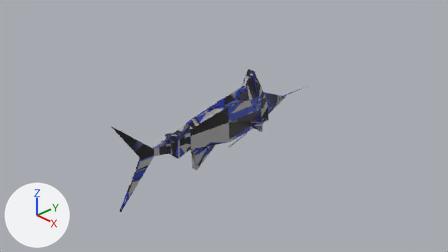
Before and after pictures for a commit that changed the Blender file Models/fish_marlin/fish_marlin.blend.
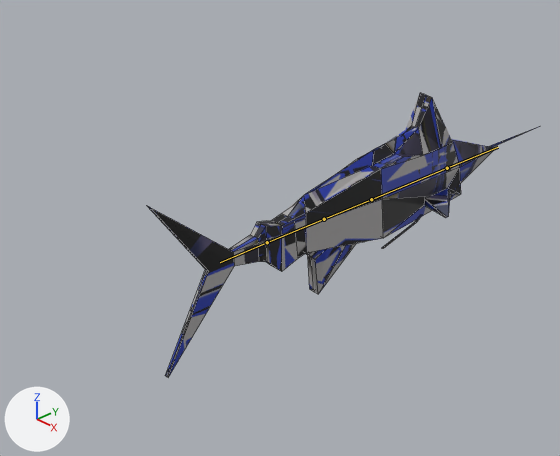
Old and new are each drawn from the file's camera 'Camera' and again close up on the part from 8% to 71% of the width and 9% to 100% of the height. Arrows for +X, +Y and +Z are at lower left; the lights stay in place. The bones that bend it are drawn over the model as lines in the close-ups. The close-ups show mesh edges as thin lines.
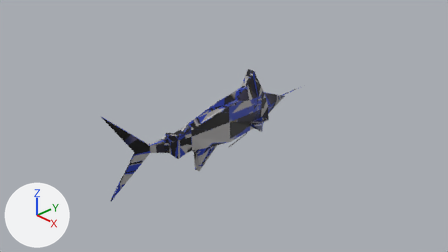
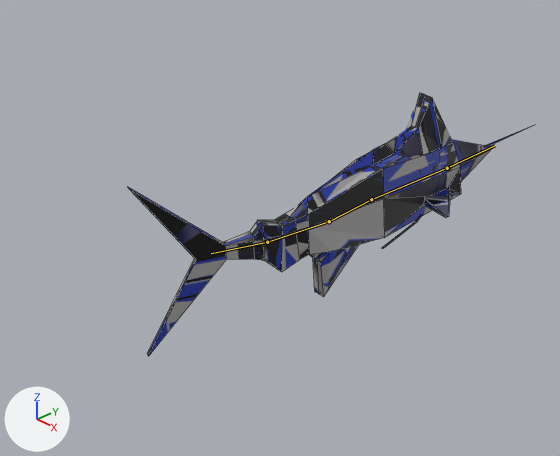
The newer file adds an action. The first version stands in its rest pose; the second is drawn at frame 0 of the action 'ArmatureAction.001'.

Boxes (x1, y1, x2, y2) around the edits, measured in the close-ups (560 x 456 px):
'Cube', posed (7% shorter): before (147, 93, 540, 377); after (128, 93, 531, 356)
bone 'Bone.001', root to tip: before (447, 168) to (498, 147); after (447, 168) to (495, 145)
bone 'Bone.002', root to tip: before (371, 199) to (324, 219); after (371, 199) to (329, 221)
bone 'Bone.003', root to tip: before (324, 219) to (267, 242); after (329, 221) to (267, 242)
bone 'Bone.004', root to tip: before (267, 242) to (220, 262); after (267, 242) to (211, 253)

The change in detail:
Bone 'Bone.001' (bone_bone_001) turns from (0, 0, 0) to (0, 0, 3) degrees about its own x, y and z.
Bone 'Bone.002' (bone_bone_002) turns from (0, 0, 0) to (0, 0, -7) degrees about its own x, y and z.
Bone 'Bone.003' (bone_bone_003) turns from (0, 0, 0) to (0, 0, 13) degrees about its own x, y and z.
Bone 'Bone.004' (bone_bone_004) turns from (0, 0, 0) to (0, 0, 13) degrees about its own x, y and z.
